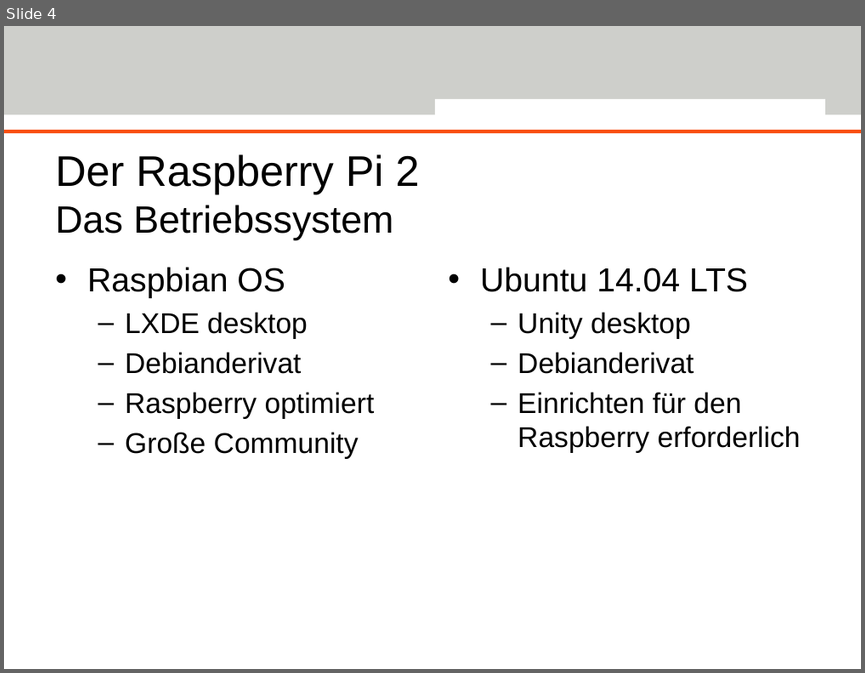
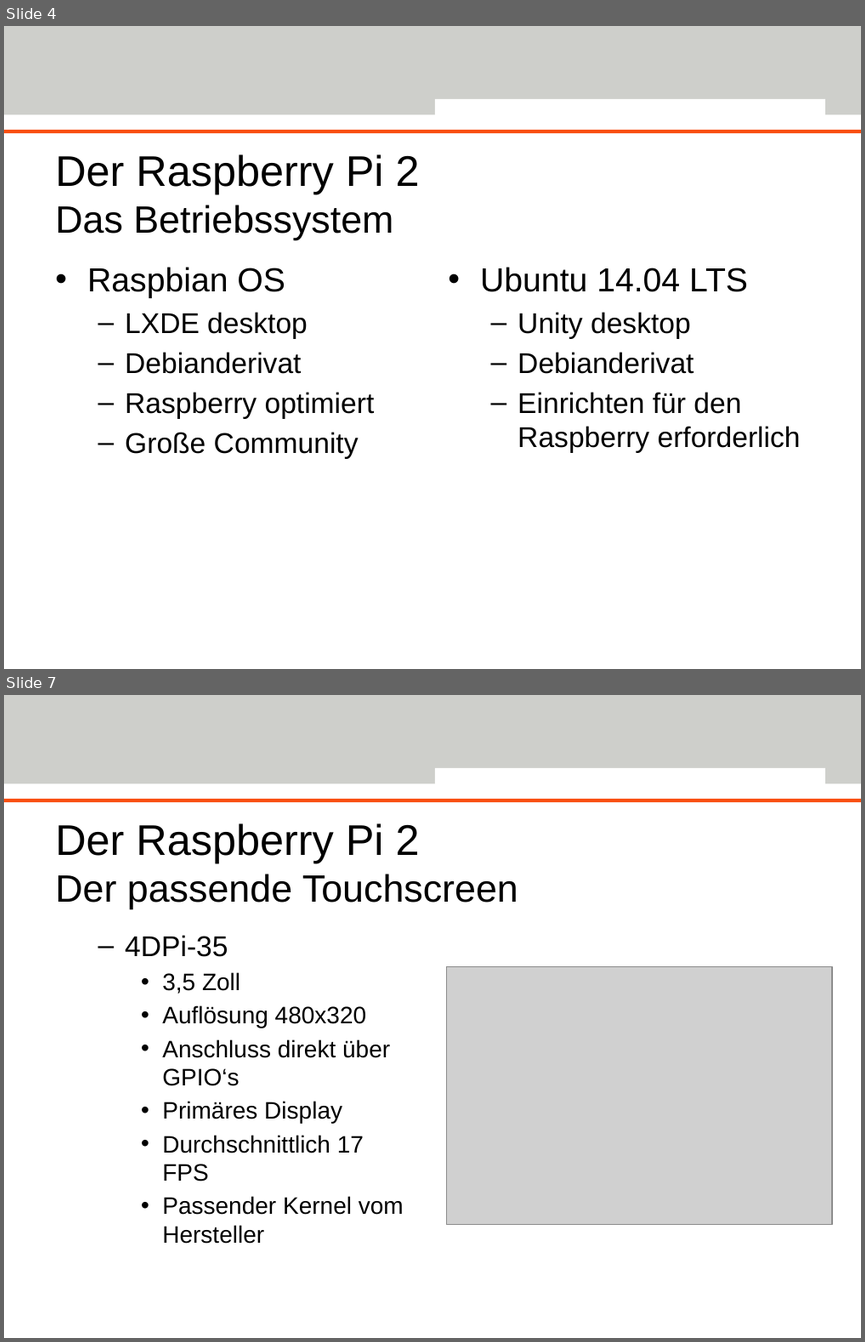
Before and after one commit to Deltachi/Tally_Teamproject, a slide deck: documents/presentation/TallyFinal.pptx. Shown one above the other, each under a label of ours: slide 4 before the commit, slides 4 and 7 after it; the slides between them are not shown. The pictures are 865x673 and 865x1342 pixels, drawn with LibreOffice and Linux fonts; fonts in the diff are those of the drawing; grey boxes stand for pictures; background and template pictures are left out. Boxes give left, top, right and bottom in pixels: in the first picture for what was removed or moved away, otherwise in the second. Text is boxed around its words. In the diff, an @@ line names an element or a change of style, - is before the commit and + after.

```diff
--- a/documents/presentation/TallyFinal.pptx
+++ b/documents/presentation/TallyFinal.pptx
@@ slide 7 added at [4,695,861,1338], background #FFFFFF; not listed: 3 template elements that a slide beside it also shows @@
@@ title added at [55,823,518,909], 32 pt, text #000000 @@
+Der Raspberry Pi 2
+Der passende Touchscreen
@@ text added at [125,935,404,1243], 20 pt, text #000000 @@
+  – 4DPi-35
+    • 3,5 Zoll
+    • Auflösung 480x320
+    • Anschluss direkt über GPIO‘s
+    • Primäres Display
+    • Durchschnittlich 17 FPS
+    • Passender Kernel vom Hersteller
@@ picture added at [447,967,833,1224] @@
```
Also in this commit, not shown: 7 slides changed, 2 other slides added, 1 other file.
